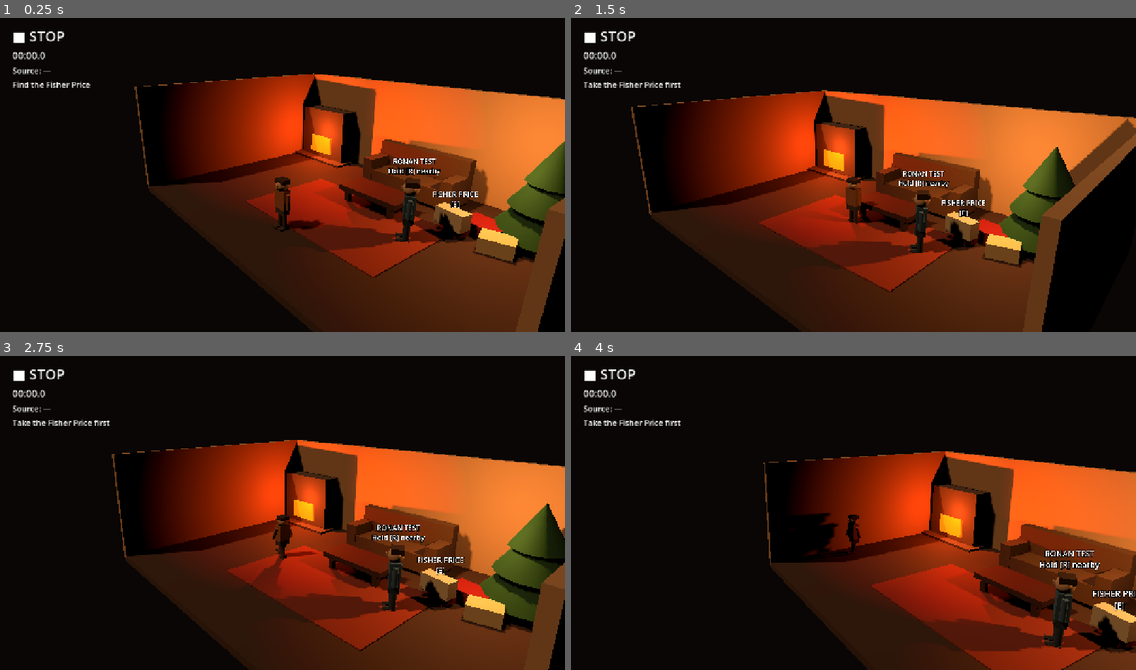
Above: before the commit, frames 1-4 (two rows, left to right).
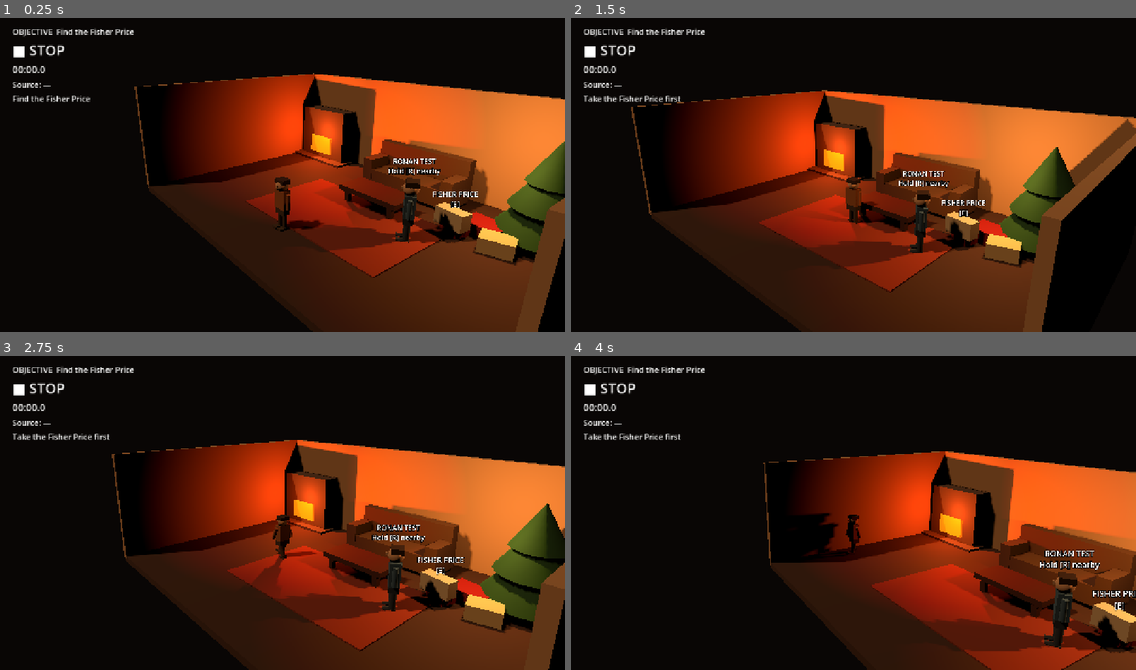
Above: after the commit, the same moments.

Repository: Enoranne/BO
Game: Godot game, scene res://scenes/piste_0/christmas_1982/Christmas1982.tscn
The game is run twice, just before and just after one commit, with the same random seed, the same clock (stepped at 60 frames per second) and the same inputs. Sound files missing from this copy of the repository are replaced by a short silence.
Inputs:
- Up to frame 1 (0.25 s): no input
- Up to frame 2 (1.5 s): tap Enter at 0.5 s; hold E (interact) 0.53-1.28 s; hold W (move_forward) from 0.53 s (still down); tap R (record) at 0.8, 1.35 s
- Up to frame 3 (2.75 s): tap E (interact) at 1.55 s; release W (move_forward) at 2.03 s; hold A (move_left) from 2.03 s (still down); hold E (interact) from 2.03 s (still down); tap R (record) at 2.3 s
- Up to frame 4 (4 s): release E (interact) at 2.78 s; tap P (play_recording) at 2.85 s; tap E (interact) at 3.05 s; release A (move_left) at 3.53 s; hold S (move_back) from 3.53 s (still down); hold R (record) from 3.53 s (still down)

The runs differ from the first frame. In frame 1, 1.1% of the frame differs, in the area x 2-24%, y 3-27%; in frame 2, 1.2%; in frame 3, 1.2%; in frame 4, 1.2%.

Commit message:
Sprint 4: add first-recording presentation feedback

Diff:
--- a/characters/malo/malo.gd
+++ b/characters/malo/malo.gd
@@ -15,6 +15,7 @@
 
 @onready var interaction_context: InteractionContext = $InteractionContext
 @onready var visual_rig: PlaceholderHumanoid3D = get_node_or_null("VisualRig")
+@onready var held_recorder_visual: FisherPriceVisual = get_node_or_null("HeldRecorderVisual")
 
 func _ready() -> void:
     interaction_context.interactable_changed.connect(_on_interactable_changed)
@@ -58,6 +59,9 @@
         return false
     equipped_recorder = recorder
     equipped_recorder.action_rejected.connect(_on_recorder_action_rejected)
+    if held_recorder_visual != null:
+        held_recorder_visual.visible = true
+        held_recorder_visual.bind_recorder(equipped_recorder)
     recorder_equipped.emit(recorder)
     return true
 
--- /dev/null
+++ b/recorder/fisher_price_visual.gd
@@ -0,0 +1,82 @@
+extends Node3D
+class_name FisherPriceVisual
+
+@export var body_color := Color(0.70, 0.60, 0.43, 1.0)
+@export var panel_color := Color(0.36, 0.08, 0.07, 1.0)
+@export var cassette_color := Color(0.12, 0.10, 0.08, 0.88)
+@export var rec_light_color := Color(1.0, 0.12, 0.05, 1.0)
+@export var visual_scale := 0.72
+
+var recorder: Recorder
+var _rec_light: MeshInstance3D
+
+func _ready() -> void:
+    if get_child_count() == 0:
+        _build_placeholder()
+    _set_rec_light(false)
+
+func bind_recorder(value: Recorder) -> void:
+    if recorder != null and recorder.state_changed.is_connected(_on_recorder_state_changed):
+        recorder.state_changed.disconnect(_on_recorder_state_changed)
+    recorder = value
+    if recorder != null:
+        recorder.state_changed.connect(_on_recorder_state_changed)
+        _on_recorder_state_changed(recorder.state)
+    else:
+        _set_rec_light(false)
+
+func is_rec_light_visible() -> bool:
+    return _rec_light != null and _rec_light.visible
+
+func _on_recorder_state_changed(state: Recorder.State) -> void:
+    _set_rec_light(state == Recorder.State.REC)
+
+func _set_rec_light(enabled: bool) -> void:
+    if _rec_light != null:
+        _rec_light.visible = enabled
+
+func _build_placeholder() -> void:
+    var body_material := _material(body_color)
+    var panel_material := _material(panel_color)
+    var cassette_material := _material(cassette_color)
+    var rec_material := _material(rec_light_color, true)
+
+    var body := BoxMesh.new()
+    body.size = Vector3(0.62, 0.42, 0.24) * visual_scale
+    _add_mesh("Body", body, body_material, Vector3.ZERO)
+
+    var panel := BoxMesh.new()
+    panel.size = Vector3(0.38, 0.29, 0.028) * visual_scale
+    _add_mesh("CassettePanel", panel, panel_material, Vector3(0, 0, 0.132) * visual_scale)
+
+    var window := BoxMesh.new()
+    window.size = Vector3(0.22, 0.15, 0.018) * visual_scale
+    _add_mesh("CassetteWindow", window, cassette_material, Vector3(0, 0, 0.151) * visual_scale)
+
+    var handle := BoxMesh.new()
+    handle.size = Vector3(0.44, 0.06, 0.07) * visual_scale
+    _add_mesh("Handle", handle, body_material, Vector3(0, 0.25, 0) * visual_scale)
+
+    var rec_light_mesh := SphereMesh.new()
+    rec_light_mesh.radius = 0.035 * visual_scale
+    rec_light_mesh.height = 0.07 * visual_scale
+    _rec_light = _add_mesh("RecLight", rec_light_mesh, rec_material, Vector3(0.245, 0.135, 0.145) * visual_scale)
+
+func _add_mesh(node_name: String, mesh: Mesh, material: StandardMaterial3D, local_position: Vector3) -> MeshInstance3D:
+    var instance := MeshInstance3D.new()
+    instance.name = node_name
+    instance.mesh = mesh
+    instance.material_override = material
+    instance.position = local_position
+    add_child(instance)
+    return instance
+
+func _material(color: Color, emissive := false) -> StandardMaterial3D:
+    var material := StandardMaterial3D.new()
+    material.albedo_color = color
+    material.roughness = 0.88
+    if emissive:
+        material.emission_enabled = true
+        material.emission = color
+        material.emission_energy_multiplier = 2.2
+    return material
--- a/scenes/piste_0/christmas_1982/Christmas1982.tscn
+++ b/scenes/piste_0/christmas_1982/Christmas1982.tscn
@@ -9,6 +9,8 @@
 [ext_resource type="AudioStream" path="res://audio/ronan_test.wav" id="7_audio"]
 [ext_resource type="Script" path="res://interaction/interaction_context.gd" id="8_context"]
 [ext_resource type="Script" path="res://characters/common/placeholder_humanoid.gd" id="9_humanoid"]
+[ext_resource type="Script" path="res://recorder/fisher_price_visual.gd" id="10_fisher_visual"]
+[ext_resource type="Script" path="res://scenes/piste_0/christmas_1982/christmas1982_director.gd" id="11_director"]
 
 [sub_resource type="StandardMaterial3D" id="Mat_floor"]
 albedo_color = Color(0.23, 0.14, 0.09, 1)
@@ -174,6 +176,7 @@
 material = SubResource("Mat_gift_red")
 size = Vector3(1.05, 0.38, 0.76)
 
+
 [sub_resource type="CapsuleShape3D" id="CapsuleShape_malo"]
 radius = 0.38
 height = 1.45
@@ -188,10 +191,16 @@
 [sub_resource type="BoxShape3D" id="BoxShape_fisher"]
 size = Vector3(0.85, 0.48, 0.38)
 
+
 [sub_resource type="SphereShape3D" id="SphereShape_ronan"]
 radius = 0.7
 
 [node name="Christmas1982" type="Node3D"]
+
+[node name="Christmas1982Director" type="Node" parent="."]
+script = ExtResource("11_director")
+player_path = NodePath("../Malo")
+hud_path = NodePath("../HUD")
 
 [node name="Set" type="Node3D" parent="."]
 
@@ -400,6 +409,13 @@
 skin_color = Color(0.74, 0.56, 0.40, 1)
 hair_color = Color(0.20, 0.11, 0.055, 1)
 gait_amplitude_degrees = 24.0
+
+[node name="HeldRecorderVisual" type="Node3D" parent="Malo"]
+position = Vector3(0.30, 0.10, 0.23)
+rotation_degrees = Vector3(-8, 12, -8)
+visible = false
+script = ExtResource("10_fisher_visual")
+visual_scale = 0.72
 
 [node name="Collision" type="CollisionShape3D" parent="Malo"]
 shape = SubResource("CapsuleShape_malo")
@@ -495,6 +511,11 @@
 layout_mode = 2
 theme_override_constants/separation = 6
 
+[node name="Objective" type="Label" parent="HUD/Margin/VBox"]
+layout_mode = 2
+theme_override_font_sizes/font_size = 18
+text = "OBJECTIVE  Find the Fisher Price"
+
 [node name="State" type="Label" parent="HUD/Margin/VBox"]
 layout_mode = 2
 theme_override_font_sizes/font_size = 32
--- /dev/null
+++ b/scenes/piste_0/christmas_1982/christmas1982_director.gd
@@ -0,0 +1,61 @@
+extends Node
+class_name Christmas1982Director
+
+enum Beat { FIND_FISHER, RECORD_RONAN, PLAY_RECORDING, COMPLETE }
+
+signal beat_changed(beat: Beat)
+
+@export var player_path: NodePath
+@export var hud_path: NodePath
+
+var beat: Beat = Beat.FIND_FISHER
+var _recorder: Recorder
+var _saw_playback := false
+
+@onready var player: MaloController = get_node(player_path) as MaloController
+@onready var hud: RecorderHUD = get_node(hud_path) as RecorderHUD
+
+func _ready() -> void:
+    player.recorder_equipped.connect(_on_recorder_equipped)
+    call_deferred("_render_objective")
+
+func _on_recorder_equipped(recorder: Recorder) -> void:
+    _recorder = recorder
+    if not _recorder.clip_created.is_connected(_on_clip_created):
+        _recorder.clip_created.connect(_on_clip_created)
+    if not _recorder.state_changed.is_connected(_on_recorder_state_changed):
+        _recorder.state_changed.connect(_on_recorder_state_changed)
+    _set_beat(Beat.RECORD_RONAN)
+
+func _on_clip_created(clip: RecordingClip) -> void:
+    if clip != null and clip.source_id == &"ronan_test":
+        _saw_playback = false
+        _set_beat(Beat.PLAY_RECORDING)
+
+func _on_recorder_state_changed(state: Recorder.State) -> void:
+    if beat != Beat.PLAY_RECORDING:
+        return
+    if state == Recorder.State.PLAY:
+        _saw_playback = true
+    elif state == Recorder.State.STOP and _saw_playback:
+        _set_beat(Beat.COMPLETE)
+
+func _set_beat(new_beat: Beat) -> void:
+    if beat == new_beat:
+        return
+    beat = new_beat
+    _render_objective()
+    beat_changed.emit(beat)
+
+func _render_objective() -> void:
+    if hud == null:
+        return
+    match beat:
+        Beat.FIND_FISHER:
+            hud.set_objective("Find the Fisher Price")
+        Beat.RECORD_RONAN:
+            hud.set_objective("Record Ronan")
+        Beat.PLAY_RECORDING:
+            hud.set_objective("Play your recording")
+        Beat.COMPLETE:
+            hud.set_objective("First recording complete")
--- /dev/null
+++ b/tests/test_presentation_contract.gd
@@ -0,0 +1,67 @@
+extends SceneTree
+
+var failures := 0
+
+func _initialize() -> void:
+    call_deferred("_run")
+
+func _check(condition: bool, message: String) -> void:
+    if condition:
+        print("PASS: ", message)
+    else:
+        failures += 1
+        push_error("FAIL: " + message)
+
+func _run() -> void:
+    var packed := load("res://scenes/piste_0/christmas_1982/Christmas1982.tscn") as PackedScene
+    _check(packed != null, "Christmas1982 loads for presentation contract")
+    if packed == null:
+        quit(failures)
+        return
+
+    var scene := packed.instantiate()
+    root.add_child(scene)
+    await process_frame
+    await physics_frame
+
+    var malo := scene.get_node("Malo") as MaloController
+    var held_visual := scene.get_node("Malo/HeldRecorderVisual") as FisherPriceVisual
+    var fisher := scene.get_node("FisherPrice") as FisherPrice
+    var ronan := scene.get_node("RonanTest") as RecordableSource
+    var director := scene.get_node("Christmas1982Director") as Christmas1982Director
+    var objective := scene.get_node("HUD/Margin/VBox/Objective") as Label
+
+    _check(held_visual != null, "Malo has carried Fisher Price placeholder visual")
+    _check(not held_visual.visible, "Carried Fisher Price starts hidden")
+    _check(director.beat == Christmas1982Director.Beat.FIND_FISHER, "Director starts at FIND_FISHER")
+    _check("Fisher" in objective.text, "HUD initially directs player to Fisher Price")
+
+    fisher.interact(malo)
+    await process_frame
+    _check(held_visual.visible, "Taking Fisher Price reveals carried device")
+    _check(held_visual.recorder == malo.equipped_recorder, "Carried visual binds to equipped Recorder")
+    _check(director.beat == Christmas1982Director.Beat.RECORD_RONAN, "Pickup advances presentation beat to RECORD_RONAN")
+    _check("Ronan" in objective.text, "HUD objective advances to Ronan")
+
+    malo.nearby_source = ronan
+    _check(malo.try_begin_recording(), "Presentation contract can start REC")
+    await process_frame
+    _check(held_visual.is_rec_light_visible(), "Carried Fisher Price REC light is visible during REC")
+
+    await create_timer(0.12).timeout
+    var clip := malo.try_stop_recording()
+    await process_frame
+    _check(clip != null, "Presentation contract creates Ronan clip")
+    _check(not held_visual.is_rec_light_visible(), "REC light switches off after STOP")
+    _check(director.beat == Christmas1982Director.Beat.PLAY_RECORDING, "Recording advances presentation beat to PLAY_RECORDING")
+    _check("Play" in objective.text, "HUD asks player to play recording")
+
+    _check(malo.try_play_latest(), "Presentation contract can PLAY latest clip")
+    await process_frame
+    malo.equipped_recorder.stop()
+    await process_frame
+    _check(director.beat == Christmas1982Director.Beat.COMPLETE, "Completed playback closes the first-recording presentation beat")
+    _check("complete" in objective.text.to_lower(), "HUD confirms first recording completion")
+
+    print("Presentation contract tests complete. Failures: ", failures)
+    quit(failures)
--- a/ui/hud.gd
+++ b/ui/hud.gd
@@ -1,4 +1,5 @@
 extends CanvasLayer
+class_name RecorderHUD
 
 @export var player_path: NodePath
 
@@ -8,6 +9,7 @@
 var _last_status := ""
 var _status_timeout := 0.0
 
+@onready var objective_label: Label = $Margin/VBox/Objective
 @onready var state_label: Label = $Margin/VBox/State
 @onready var timer_label: Label = $Margin/VBox/Timer
 @onready var hint_label: Label = $Margin/VBox/Hint
@@ -23,6 +25,9 @@
     timer_label.text = "00:00.0"
     source_label.text = "Source: —"
     _refresh_hint()
+
+func set_objective(text: String) -> void:
+    objective_label.text = "OBJECTIVE  %s" % text
 
 func _process(delta: float) -> void:
     if _status_timeout <= 0.0:
Not shown: 1 places in scenes/piste_0/christmas_1982/Christmas1982.tscn that only renumber resources
Not shown, changed: AGENTS.md
Not shown, changed: README.md
Not shown, added: SPRINT4_STATUS.md
Not shown, added: docs/FIRST_RECORDING_PRESENTATION.md
Not shown, changed: tests/run_headless.sh
